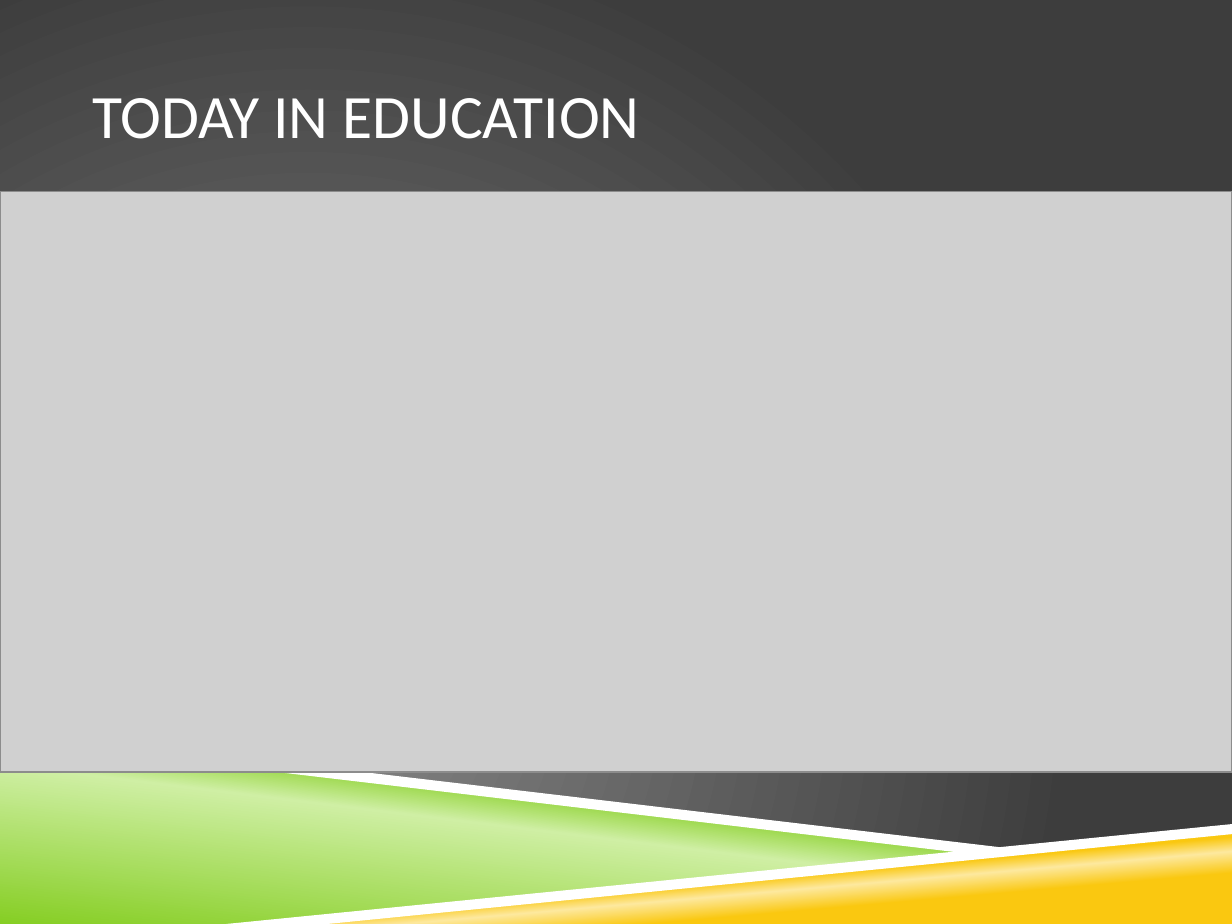
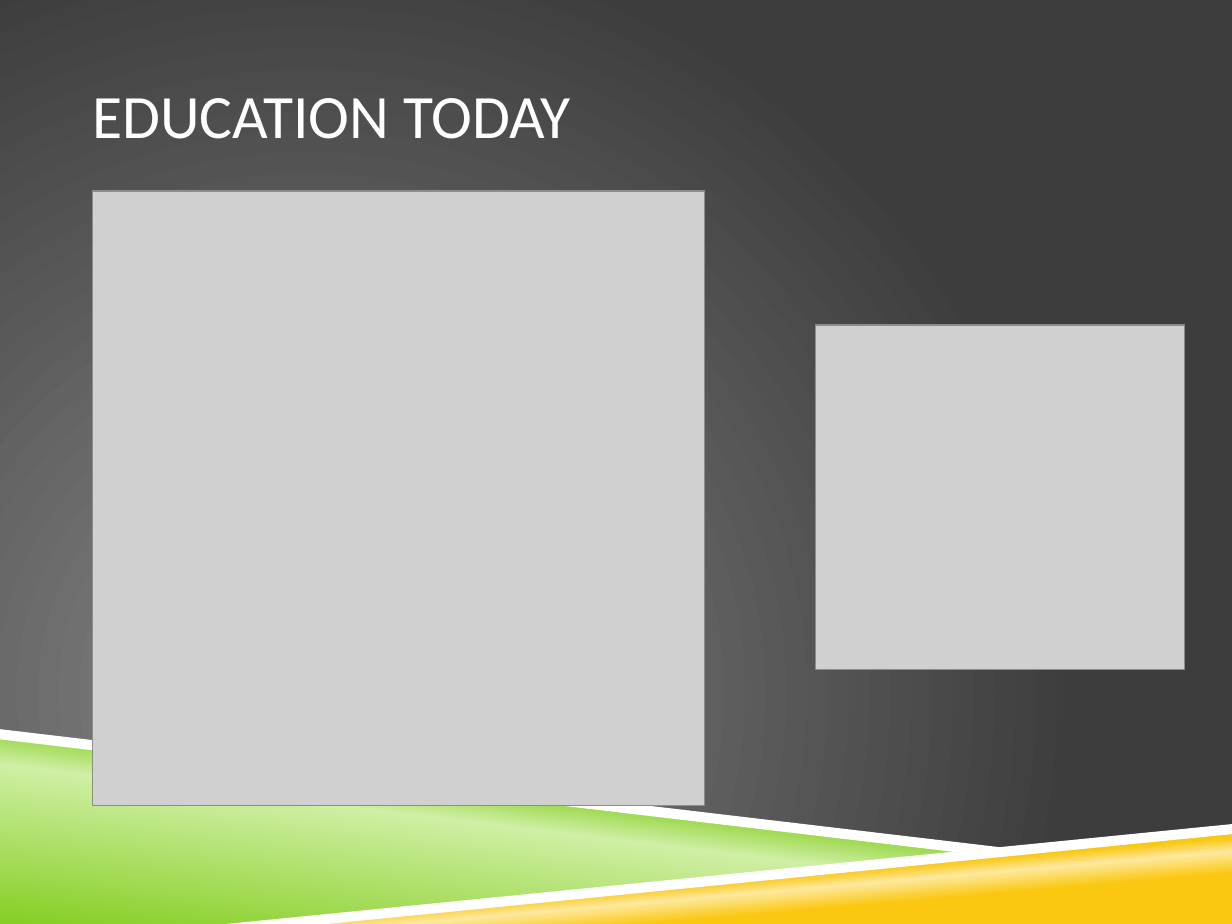
Before and after one commit to aplassard/NoteCollab, a slide deck: slide 6 of diagrams/Presentation1.pptx (slide 4 before the commit). Drawn at 1232x924 pixels with LibreOffice and Linux fonts; fonts in the diff are those of the drawing; grey boxes stand for pictures; background and template pictures are left out. Boxes give left, top, right and bottom in pixels: in the first picture for what was removed or moved away, otherwise in the second. Text is boxed around its words. In the diff, an @@ line names an element or a change of style, - is before the commit and + after.

```diff
--- a/diagrams/Presentation1.pptx
+++ b/diagrams/Presentation1.pptx
@@ title at <box>92,98,570,139</box>: text changed @@
-TODAY IN EDUCATION
+EDUCATION TODAY
@@ picture removed at <box>0,191,1232,771</box> @@
@@ picture added at <box>92,191,705,806</box> @@
@@ picture added at <box>816,325,1184,669</box> @@
```
Also in this commit, not shown: 2 other slides changed, 13 slides added, 5 slides removed, 17 other files.
